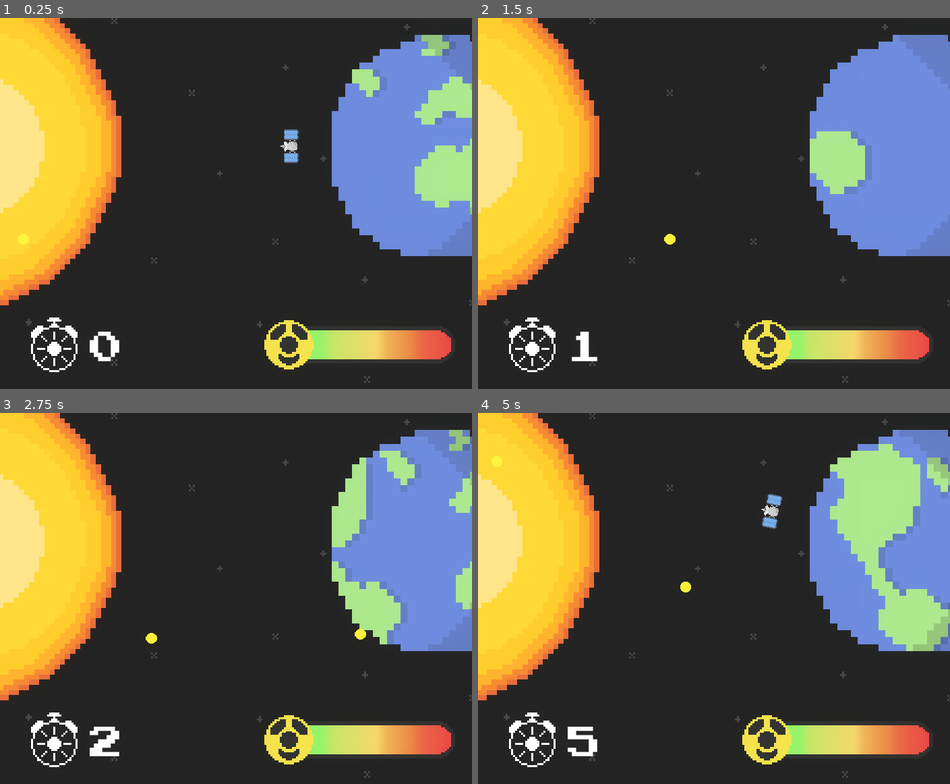
Above: before the commit, frames 1-4 (two rows, left to right).
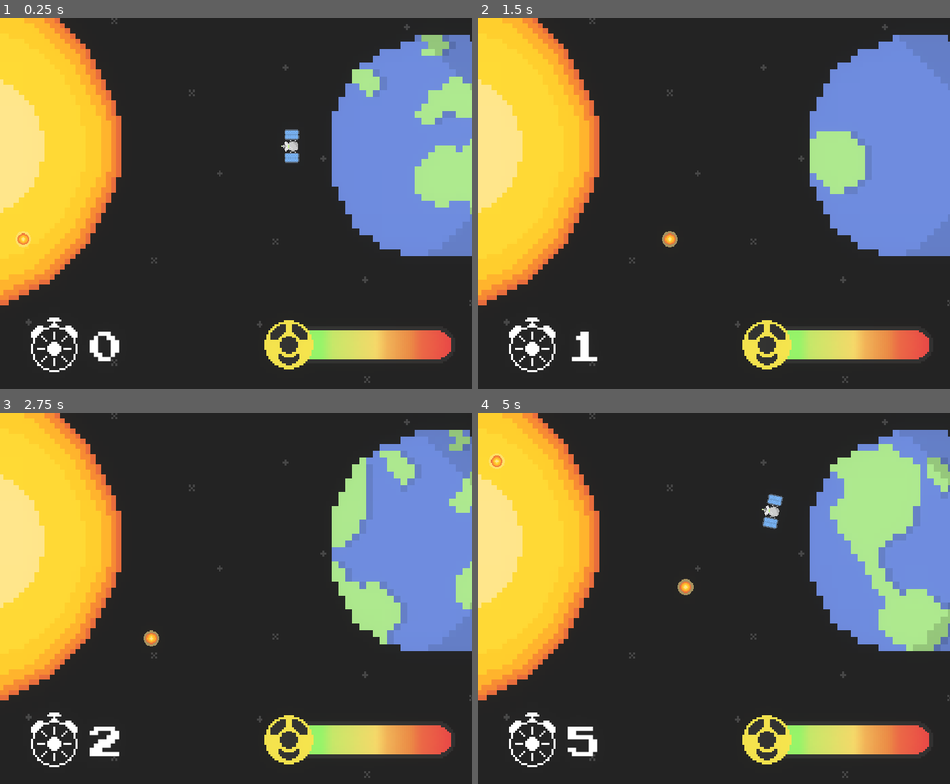
Above: after the commit, the same moments.

Repository: Liamx220/MiniJam76
Game: Godot game, scene res://main.tscn
Same seed, same stepped clock (60 frames per second), same inputs: the game is played once before the commit and once after it.
Inputs:
- Up to frame 1 (0.25 s): no input
- Up to frame 2 (1.5 s): hold D (right) 0.53-1.28 s; hold A (left) from 1.28 s (still down)
- Up to frame 3 (2.75 s): release A (left) at 2.03 s; hold D (right) from 2.03 s (still down)
- Up to frame 4 (5 s): release D (right) at 3.53 s; hold A (left) from 3.53 s (still down)

The runs differ from the first frame. In frame 1, 0.2% of the frame differs, in the area x 3-64%, y 30-62%; in frame 2, 0.1%; in frame 3, 0.2%; in frame 4, 0.3%, in the area x 2-65%, y 10-50%.

Commit message:
Sprite for sunrays + animation when satellite is hit

Diff:
--- a/MiniJam76/MiniJam76/Main.tscn
+++ b/MiniJam76/MiniJam76/Main.tscn
@@ -13,24 +13,42 @@
 [ext_resource path="res://Sprites/rad_bar_fill.png" type="Texture" id=11]
 [ext_resource path="res://Sprites/rad_bar_background.png" type="Texture" id=12]
 [ext_resource path="res://Sprites/radiation_symbol.png" type="Texture" id=13]
+[ext_resource path="res://Sprites/satellite_hit.png" type="Texture" id=14]
 
 [sub_resource type="RectangleShape2D" id=1]
 extents = Vector2( 8.29504, 17.9775 )
 
-[sub_resource type="AtlasTexture" id=2]
+[sub_resource type="AtlasTexture" id=7]
 atlas = ExtResource( 2 )
-region = Rect2( 0, 0, 31, 16 )
+region = Rect2( 0, 0, 37, 25 )
 
-[sub_resource type="AtlasTexture" id=3]
+[sub_resource type="AtlasTexture" id=8]
 atlas = ExtResource( 2 )
-region = Rect2( 31, 0, 31, 16 )
+region = Rect2( 37, 0, 37, 25 )
+
+[sub_resource type="AtlasTexture" id=9]
+atlas = ExtResource( 14 )
+region = Rect2( 0, 0, 37, 25 )
+
+[sub_resource type="AtlasTexture" id=10]
+atlas = ExtResource( 14 )
+region = Rect2( 37, 0, 37, 25 )
+
+[sub_resource type="AtlasTexture" id=11]
+atlas = ExtResource( 14 )
+region = Rect2( 74, 0, 37, 25 )
 
 [sub_resource type="SpriteFrames" id=4]
 animations = [ {
-"frames": [ SubResource( 2 ), SubResource( 3 ) ],
+"frames": [ SubResource( 7 ), SubResource( 8 ) ],
 "loop": true,
-"name": "default",
+"name": "blink",
 "speed": 1.0
+}, {
+"frames": [ SubResource( 9 ), SubResource( 10 ), SubResource( 11 ) ],
+"loop": false,
+"name": "hit",
+"speed": 5.0
 } ]
 
 [sub_resource type="RectangleShape2D" id=5]
@@ -66,10 +84,12 @@
 shape = SubResource( 1 )
 
 [node name="Sprite" type="AnimatedSprite" parent="satellite"]
-position = Vector2( -163.586, 1.21353 )
+position = Vector2( -168.451, 1.21353 )
 rotation = -1.5708
 scale = Vector2( 1.238, 1.238 )
 frames = SubResource( 4 )
+animation = "blink"
+frame = 1
 playing = true
 
 [node name="Area2D" type="Area2D" parent="satellite"]
--- a/MiniJam76/MiniJam76/enemy.tscn
+++ b/MiniJam76/MiniJam76/enemy.tscn
@@ -1,14 +1,15 @@
 [gd_scene load_steps=5 format=2]
 
-[ext_resource path="res://sun_placeHolder.png" type="Texture" id=1]
+[ext_resource path="res://Sprites/sunray.png" type="Texture" id=1]
 [ext_resource path="res://enemy.gd" type="Script" id=2]
 
-[sub_resource type="CircleShape2D" id=2]
+[sub_resource type="CircleShape2D" id=3]
 radius = 16.148
 
-[sub_resource type="RectangleShape2D" id=1]
+[sub_resource type="RectangleShape2D" id=2]
 
 [node name="enemy" type="KinematicBody2D"]
+scale = Vector2( 1.62128, 1.62128 )
 script = ExtResource( 2 )
 
 [node name="Area2D" type="Area2D" parent="." groups=[
@@ -18,12 +19,12 @@
 [node name="CollisionShape2D" type="CollisionShape2D" parent="Area2D" groups=[
 "enemy",
 ]]
-shape = SubResource( 2 )
+shape = SubResource( 3 )
 
 [node name="Sprite" type="Sprite" parent="."]
-scale = Vector2( 0.0828639, 0.0828639 )
+scale = Vector2( 0.692021, 0.692021 )
 texture = ExtResource( 1 )
 
 [node name="CollisionShape2D" type="CollisionShape2D" parent="."]
-shape = SubResource( 1 )
+shape = SubResource( 2 )
 [connection signal="area_entered" from="Area2D" to="." method="_on_Area2D_area_entered"]
--- a/MiniJam76/MiniJam76/main.tscn
+++ b/MiniJam76/MiniJam76/main.tscn
@@ -13,24 +13,42 @@
 [ext_resource path="res://Sprites/rad_bar_fill.png" type="Texture" id=11]
 [ext_resource path="res://Sprites/rad_bar_background.png" type="Texture" id=12]
 [ext_resource path="res://Sprites/radiation_symbol.png" type="Texture" id=13]
+[ext_resource path="res://Sprites/satellite_hit.png" type="Texture" id=14]
 
 [sub_resource type="RectangleShape2D" id=1]
 extents = Vector2( 8.29504, 17.9775 )
 
-[sub_resource type="AtlasTexture" id=2]
+[sub_resource type="AtlasTexture" id=7]
 atlas = ExtResource( 2 )
-region = Rect2( 0, 0, 31, 16 )
+region = Rect2( 0, 0, 37, 25 )
 
-[sub_resource type="AtlasTexture" id=3]
+[sub_resource type="AtlasTexture" id=8]
 atlas = ExtResource( 2 )
-region = Rect2( 31, 0, 31, 16 )
+region = Rect2( 37, 0, 37, 25 )
+
+[sub_resource type="AtlasTexture" id=9]
+atlas = ExtResource( 14 )
+region = Rect2( 0, 0, 37, 25 )
+
+[sub_resource type="AtlasTexture" id=10]
+atlas = ExtResource( 14 )
+region = Rect2( 37, 0, 37, 25 )
+
+[sub_resource type="AtlasTexture" id=11]
+atlas = ExtResource( 14 )
+region = Rect2( 74, 0, 37, 25 )
 
 [sub_resource type="SpriteFrames" id=4]
 animations = [ {
-"frames": [ SubResource( 2 ), SubResource( 3 ) ],
+"frames": [ SubResource( 7 ), SubResource( 8 ) ],
 "loop": true,
-"name": "default",
+"name": "blink",
 "speed": 1.0
+}, {
+"frames": [ SubResource( 9 ), SubResource( 10 ), SubResource( 11 ) ],
+"loop": false,
+"name": "hit",
+"speed": 5.0
 } ]
 
 [sub_resource type="RectangleShape2D" id=5]
@@ -66,10 +84,12 @@
 shape = SubResource( 1 )
 
 [node name="Sprite" type="AnimatedSprite" parent="satellite"]
-position = Vector2( -163.586, 1.21353 )
+position = Vector2( -168.451, 1.21353 )
 rotation = -1.5708
 scale = Vector2( 1.238, 1.238 )
 frames = SubResource( 4 )
+animation = "blink"
+frame = 1
 playing = true
 
 [node name="Area2D" type="Area2D" parent="satellite"]
--- a/MiniJam76/MiniJam76/player.gd
+++ b/MiniJam76/MiniJam76/player.gd
@@ -2,6 +2,7 @@
 
 
 export (float) var rotation_speed = 4
+onready var sprite = $Sprite
 
 var velocity = Vector2()
 var rotation_dir = 0
@@ -22,3 +23,6 @@
 	get_input()
 	rotation += rotation_dir * rotation_speed * delta
 	velocity = move_and_slide(velocity)
+
+func _on_Area2D_area_entered(area):
+	sprite.play("hit")
Not shown: 1 places in MiniJam76/MiniJam76/Main.tscn that only renumber resources
Binary file changed: MiniJam76/MiniJam76/Sprites/satellite_blink.png
Binary file added: MiniJam76/MiniJam76/Sprites/satellite_hit.png
Not shown, added: MiniJam76/MiniJam76/Sprites/satellite_hit.png.import
Binary file added: MiniJam76/MiniJam76/Sprites/sunray.png
Not shown, added: MiniJam76/MiniJam76/Sprites/sunray.png.import
Not shown: 1 places in MiniJam76/MiniJam76/main.tscn that only renumber resources
Not shown: 2 places in MiniJam76/MiniJam76/sun.tscn that only renumber resources
